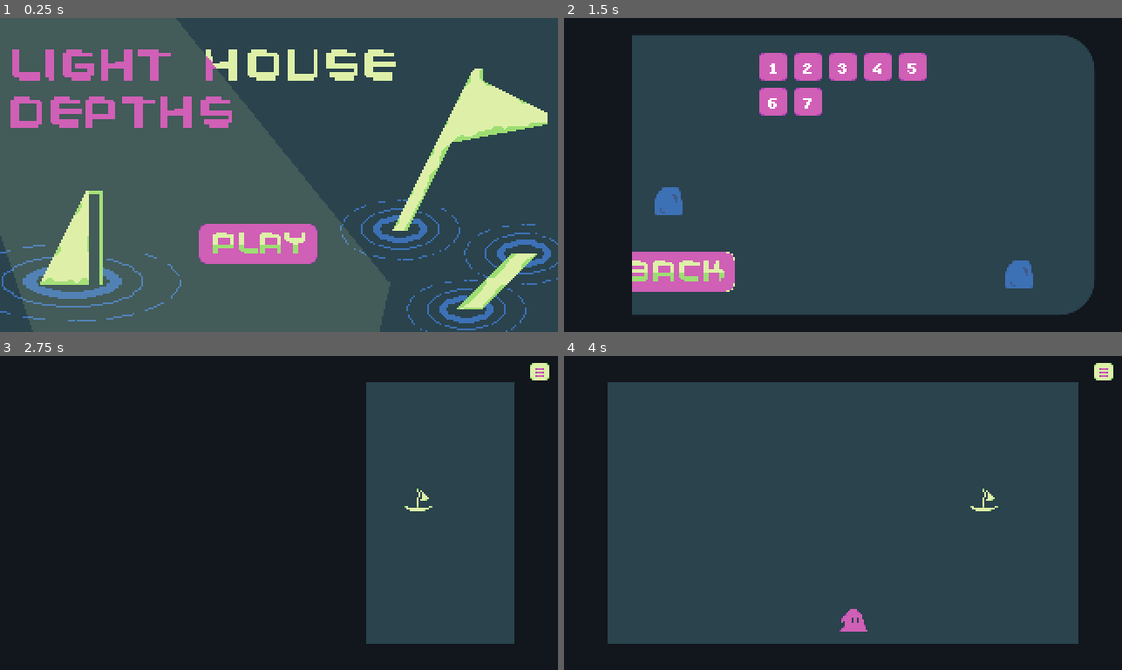
Above: before the commit, frames 1-4 (two rows, left to right).
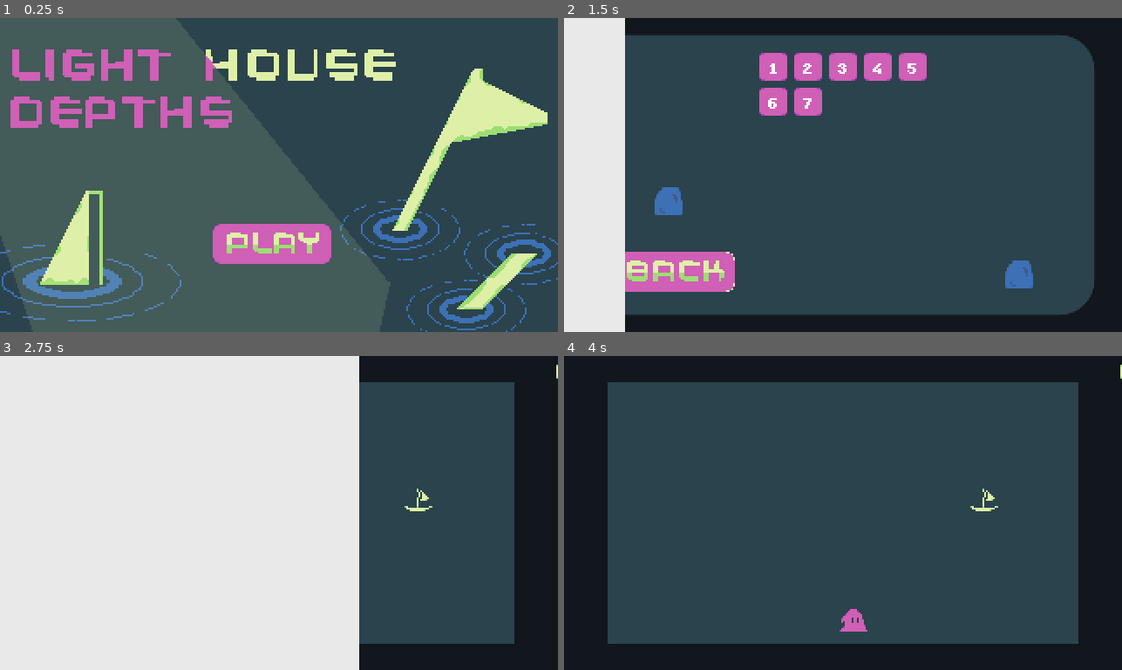
Above: after the commit, the same moments.

Repository: genericuser990/GameJamTowerTheme
Game: Godot game, scene res://Scenes/SceneManager.tscn
The game is run twice, just before and just after one commit, with the same random seed, the same clock (stepped at 60 frames per second) and the same inputs.
Inputs (mouse positions are in pixels of both pictures, inside the frame that each line leads up to; where the layout moved, square brackets give the same spot in the first picture):
- Up to frame 1 (0.25 s): no input
- Up to frame 2 (1.5 s): click (837, 244) [820, 244] at 0.5 s; click (675, 272) at 1.25 s
- Up to frame 3 (2.75 s): click "1" at 2 s
- Up to frame 4 (4 s): move the mouse to (965, 497) at 2.77 s; hold Right (moveRight) 2.78-3.53 s; move the mouse to (731, 528) at 3.52 s; hold Down (moveDown) from 3.53 s (still down)

The runs differ from the first frame. In frame 1, 1.3% of the frame differs, in the area x 35-60%, y 65-79%; in frame 2, 12%; in frame 3, 66%, in the area x 0-100%, y 0-100%; in frame 4, 0.2%.

Commit message:
set transition box size during animation

Diff:
--- a/Scenes/SceneManager.tscn
+++ b/Scenes/SceneManager.tscn
@@ -17,6 +17,18 @@
 "transitions": PoolRealArray( 1 ),
 "update": 0,
 "values": [ Vector2( 334, 0 ) ]
+}
+tracks/1/type = "value"
+tracks/1/path = NodePath("GUI:rect_size")
+tracks/1/interp = 1
+tracks/1/loop_wrap = true
+tracks/1/imported = false
+tracks/1/enabled = true
+tracks/1/keys = {
+"times": PoolRealArray( 0 ),
+"transitions": PoolRealArray( 1 ),
+"update": 0,
+"values": [ Vector2( 335, 180 ) ]
 }
 
 [sub_resource type="Animation" id=2]
@@ -46,6 +58,18 @@
 "args": [  ],
 "method": "sceneTransitionFin"
 } ]
+}
+tracks/2/type = "value"
+tracks/2/path = NodePath("GUI:rect_size")
+tracks/2/interp = 1
+tracks/2/loop_wrap = true
+tracks/2/imported = false
+tracks/2/enabled = true
+tracks/2/keys = {
+"times": PoolRealArray( 0 ),
+"transitions": PoolRealArray( 1 ),
+"update": 0,
+"values": [ Vector2( 335, 180 ) ]
 }
 
 [node name="SceneManager" type="Node"]
@@ -81,12 +105,12 @@
 [node name="GUI" type="Control" parent="."]
 anchor_right = 1.0
 anchor_bottom = 1.0
+margin_right = 15.0
 
 [node name="SceneTransitionBox" type="ColorRect" parent="."]
 light_mask = 0
 anchor_right = 1.0
 anchor_bottom = 1.0
 margin_left = 334.0
-margin_right = 357.0
-margin_bottom = 9.0
-color = Color( 0.0705882, 0.0862745, 0.113725, 1 )
+margin_right = 353.0
+color = Color( 0.913725, 0.913725, 0.913725, 1 )
